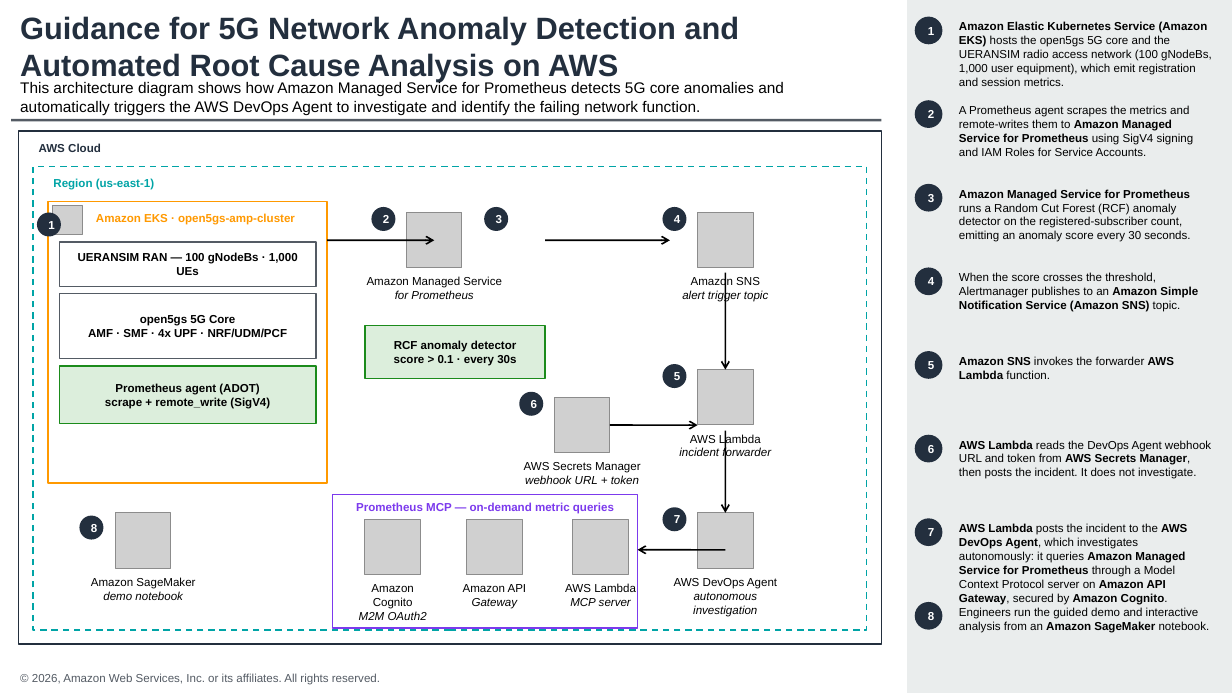
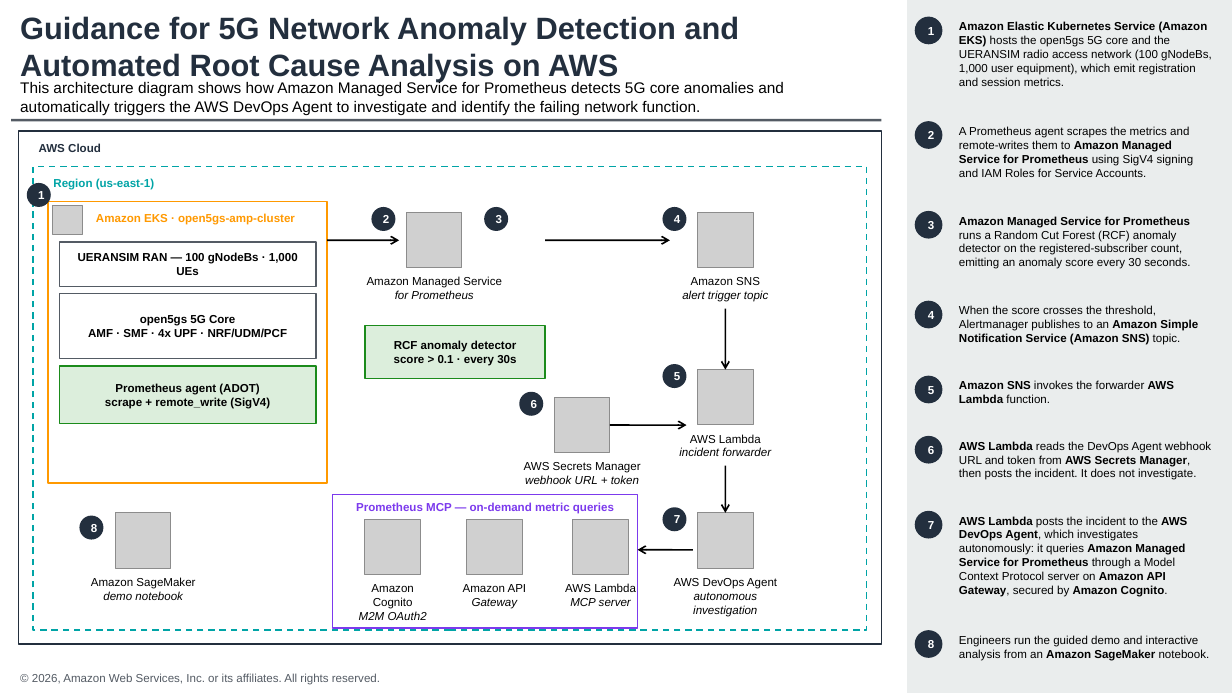
Before and after one commit to aws-solutions-library-samples/guidance-for-ai-powered-devops-agent-for-prometheus-anomaly-detection, a slide deck: slide 1 of docs/diagrams/5g-rcf-architecture-guidance.pptx. Drawn at 1232x693 pixels with LibreOffice and Linux fonts; fonts in the diff are those of the drawing; grey boxes stand for pictures. Boxes give left, top, right and bottom in pixels: in the first picture for what was removed or moved away, otherwise in the second. Text is boxed around its words. In the diff, an @@ line names an element or a change of style, - is before the commit and + after.

Commit message:
RA: fold the manual PowerPoint edits back into the generators
Diffed the hand-edited PPTX against the generated one (12 shapes differed) and
encoded every change in code, so the generators stay the source of truth:

- Vertical arrows now start BELOW the icon labels instead of at the icon edge
  (SNS->Lambda y 2.95->3.34 h 1.05->0.66; Lambda->Agent y 4.66->5.04 h 0.89->0.51).
  The generated arrows were running straight THROUGH the 'alert trigger topic' and
  'incident forwarder' labels, which breaks the checklist rule that arrows must not
  intersect text. Verified: 0 arrows now intersect any label.
- Horizontal arrows shortened for arrowhead clearance (1.16->0.78, 0.95->0.83,
  0.95->0.60).
- Callout 1 repositioned to 0.29,1.98.
- Sidebar steps: replaced fixed equal slots with height-proportional blocks and an
  evenly distributed gap, which is what the manual nudging of steps 6-8 was doing.
  Also fixed the height estimate to use the wrapper's real 44 chars/line (it used 52,
  which under-allocated and clipped step 8 off the bottom of the slide).

Verified: steps 0.16->7.28 (inside the slide), no step overlaps, no arrow/text
intersections, and the SVG mirror regenerated to match.

```diff
--- a/docs/diagrams/5g-rcf-architecture-guidance.pptx
+++ b/docs/diagrams/5g-rcf-architecture-guidance.pptx
@@ text "A Prometheus agent scrapes the ..." moved from (x1=959, y1=105, x2=1194, y2=156) to (x1=959, y1=126, x2=1194, y2=177) @@
@@ ellipse "2" moved from (x1=915, y1=100, x2=943, y2=128) to (x1=915, y1=121, x2=943, y2=149) @@
@@ ellipse "1" moved from (x1=37, y1=213, x2=61, y2=237) to (x1=27, y1=183, x2=51, y2=207) @@
@@ text "Amazon Managed Service for Prometheus ..." moved from (x1=959, y1=189, x2=1190, y2=242) to (x1=959, y1=216, x2=1190, y2=269) @@
@@ ellipse "3" moved from (x1=915, y1=184, x2=943, y2=212) to (x1=915, y1=211, x2=943, y2=238) @@
@@ arrow moved from (327, 240) - (434, 240) to (327, 240) - (399, 240) @@
@@ text "When the score crosses the ..." moved from (x1=959, y1=272, x2=1198, y2=312) to (x1=959, y1=305, x2=1198, y2=345) @@
@@ arrow moved from (726, 273) - (726, 370) to (726, 309) - (726, 370) @@
@@ ellipse "4" moved from (x1=915, y1=268, x2=943, y2=296) to (x1=915, y1=300, x2=943, y2=328) @@
@@ ellipse "5" moved from (x1=915, y1=351, x2=943, y2=379) to (x1=915, y1=376, x2=943, y2=404) @@
@@ text "Amazon SNS invokes the forwarder ..." moved from (x1=959, y1=356, x2=1174, y2=379) to (x1=959, y1=380, x2=1174, y2=403) @@
@@ arrow moved from (610, 425) - (698, 425) to (610, 425) - (687, 425) @@
@@ arrow moved from (726, 431) - (726, 513) to (726, 466) - (726, 513) @@
@@ text "AWS Lambda posts the incident ..." moved from (x1=959, y1=523, x2=1187, y2=605) to (x1=959, y1=516, x2=1187, y2=597) @@
@@ ellipse "7" moved from (x1=915, y1=518, x2=943, y2=546) to (x1=915, y1=511, x2=943, y2=539) @@
@@ arrow moved from (638, 550) - (726, 550) to (638, 550) - (693, 550) @@
@@ text "Engineers run the guided demo ..." moved from (x1=959, y1=607, x2=1210, y2=633) to (x1=959, y1=635, x2=1210, y2=661) @@
@@ ellipse "8" moved from (x1=915, y1=602, x2=943, y2=629) to (x1=915, y1=630, x2=943, y2=658) @@
```
Also in this commit, not shown: 4 other files.
